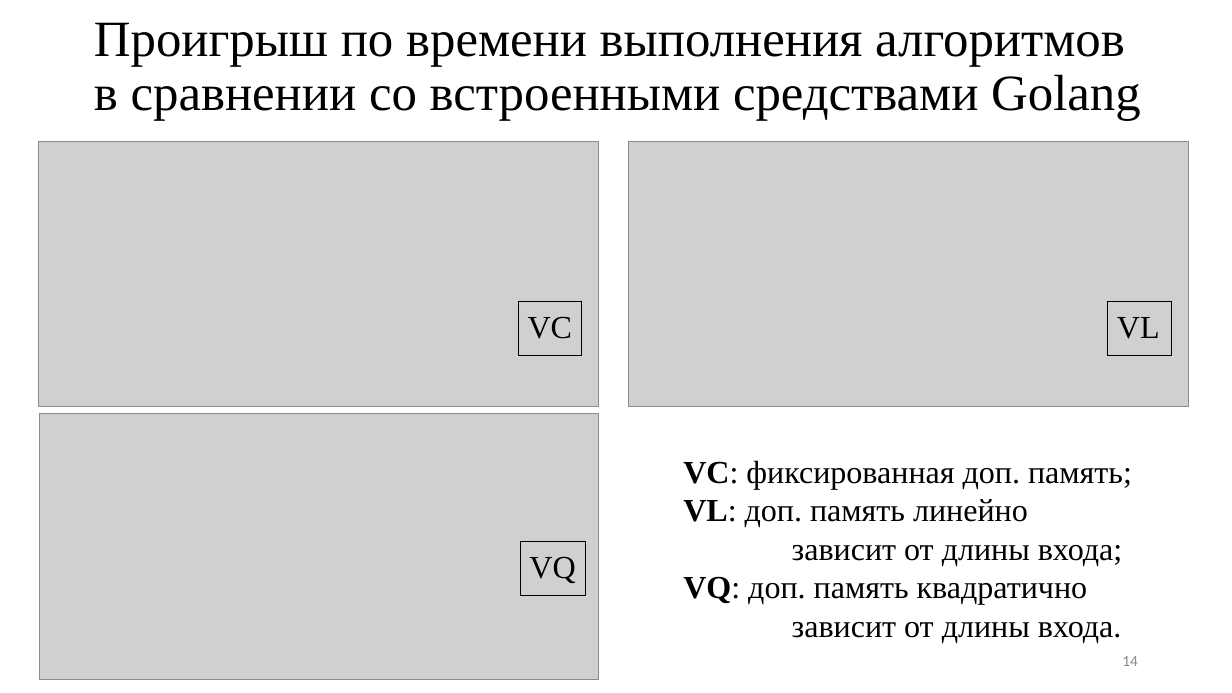
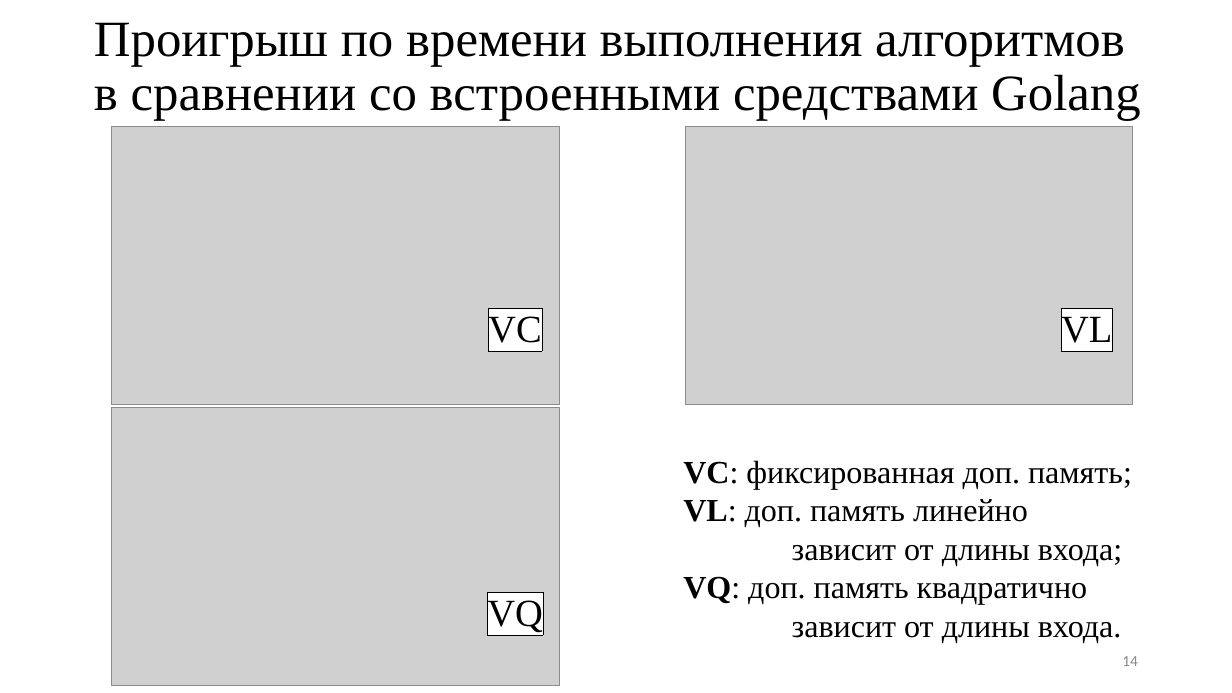
Before and after one commit to Inspirate789/alloc, a slide deck: slide 14 of docs/presentation/bachelor-thesis.pptx. Drawn at 1232x693 pixels with LibreOffice and Linux fonts; fonts in the diff are those of the drawing; grey boxes stand for pictures. Boxes give left, top, right and bottom in pixels: in the first picture for what was removed or moved away, otherwise in the second. Text is boxed around its words. In the diff, an @@ line names an element or a change of style, - is before the commit and + after.

```diff
--- a/docs/presentation/bachelor-thesis.pptx
+++ b/docs/presentation/bachelor-thesis.pptx
@@ picture: place and size @@
-picture at (39,141,599,407)
+picture at (112,127,559,405)
@@ picture: place and size @@
-picture at (628,141,1189,407)
+picture at (685,127,1132,405)
@@ table at (488,309,542,612) @@
@@ size 25 to 30 pt, highlight none to #FFFFFF @@
@@ table: place and size @@
-table at (518,301,582,604)
+table at (488,309,542,612)
@@ table at (1061,309,1113,612) @@
@@ size 25 to 30 pt, highlight none to #FFFFFF @@
@@ table: place and size @@
-table at (1108,301,1172,604)
+table at (1061,309,1113,612)
@@ picture: place and size @@
-picture at (39,414,598,679)
+picture at (112,408,559,686)
@@ table at (487,592,543,693) @@
@@ size 25 to 30 pt, highlight none to #FFFFFF @@
@@ table: place and size @@
-table at (520,542,586,693)
+table at (487,592,543,693)
```
Also in this commit, not shown: 7 other slides changed, 5 slides added, 5 slides removed, 21 other files.
